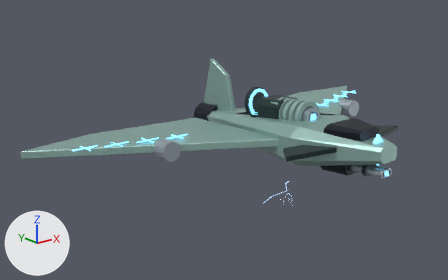
An edit to the glTF model public/assets/models/combat/s12.glb, drawn before and after from the same camera.
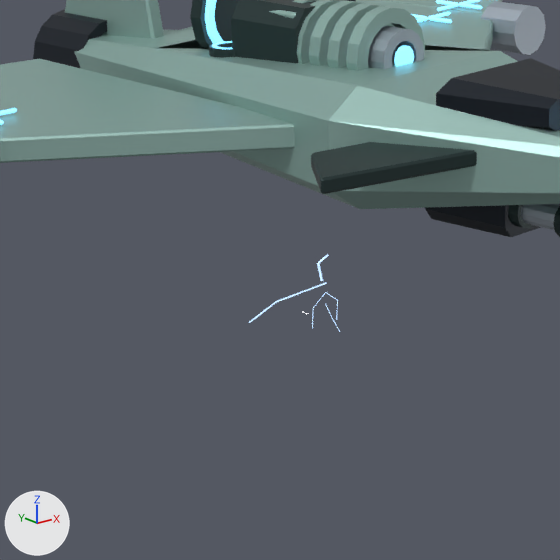
Old and new are each drawn whole from a 50 mm camera at (-7.28, -7.48, 4.39) aimed at (-0.92, 0.47, 1.21) and again close up on the part from 41% to 81% of the width and 35% to 100% of the height. Lighting does not change. The marker at lower left points along +X, +Y and +Z. The last two pictures show the newer version. Both versions are drawn at frame 18 of the action 'atk'; the numbers are the values there.

The first close-up shows 'Export_cast_dish_shade', 'Export_gun_recoil_dark', 'Export_heavy_armor', 'Export_heavy_shade', 'Export_heavy_steel', 'Export_sensor_dark', 'Export_tilt_armor', 'Export_tilt_dark', 'Export_tilt_shade', 'Export_wing_l_armor', 'Export_wing_l_outer_steel', 'Export_wing_r_armor' and 14 more.
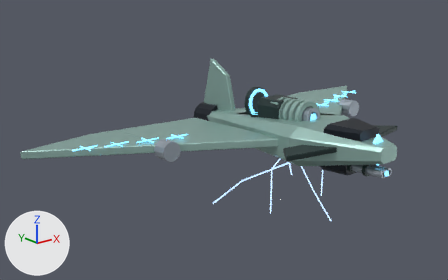
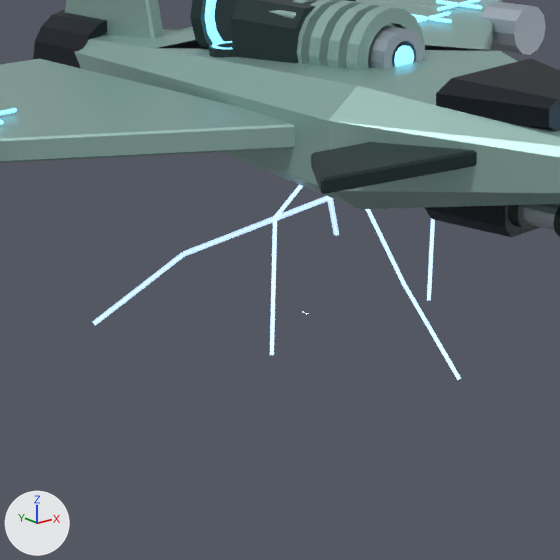
ob_fx_atk_field_release is not drawn itself; it is the parent of ob_export_fx_atk_field_release_fx_color.
ob_fx_atk_field_release_1 is not drawn itself; it is the parent of ob_export_fx_atk_field_release_1_fx_color.
ob_fx_atk_field_release_2 is not drawn itself; it is the parent of ob_export_fx_atk_field_release_2_fx_color.

Boxes [x1, y1, x2, y2] around the edits, measured in the close-ups (560 x 560 px):
```json
{"object": "Export_fx_atk_field_release_fx_color", "change": "rescaled", "before": [312, 292, 340, 332], "after": [270, 185, 461, 380]}
{"object": "Export_fx_atk_field_release_1_fx_color", "change": "rescaled", "before": [249, 282, 327, 323], "after": [92, 196, 334, 326]}
{"object": "Export_fx_atk_field_release_2_fx_color", "change": "rescaled", "before": [317, 254, 329, 281], "after": [328, 199, 339, 236]}
```

Edits to the scene script, one JSON object a line:
```json
{"op": "set", "path": "ob_fx_atk_field_release.scale", "old": "(0.276, 0.276, 0.276)", "new": "(1.78, 1.78, 1.78)"}
{"op": "set", "path": "ob_fx_atk_field_release_1.scale", "old": "(0.534, 0.534, 0.534)", "new": "(1.78, 1.78, 1.78)"}
{"op": "set", "path": "ob_fx_atk_field_release_2.scale", "old": "(0.875, 0.875, 0.875)", "new": "(2.04, 2.04, 2.04)"}
```
